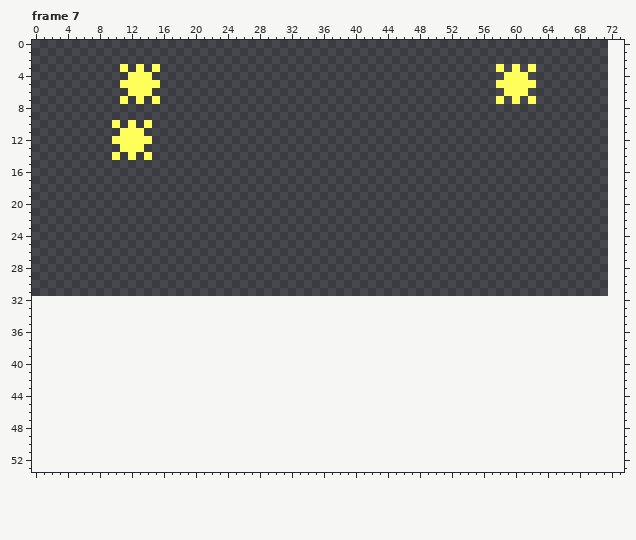
Two versions of one pixel-art file, AsepriteFiles/UI/New_Record_VFX.aseprite. The picture above was drawn from the file before the commit.
72x32 pixels, 18 frames. Shown: frame 7. The old version is drawn lined up with the new one, on the new canvas. The commit also changed other frames, which this record leaves out.
Now the later version:
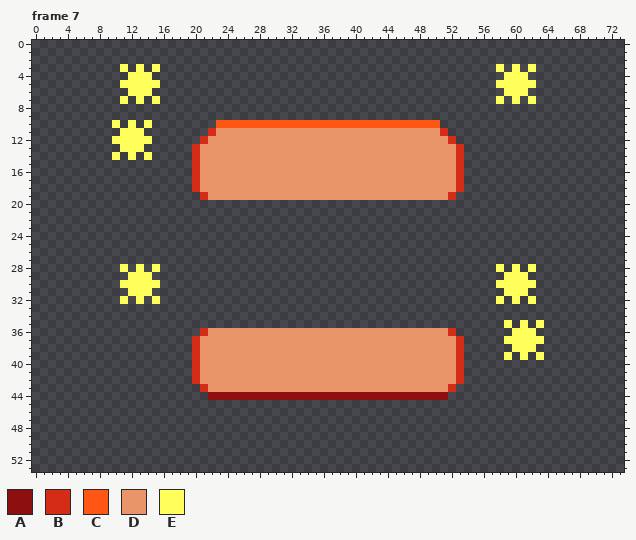
Palette (. is transparent): A #8e0f0f  B #d42c16  C #ff5613  D #ea9569  E #fffe5b
Diff:
canvas 72x32 -> 74x54
Frame 7:
The author put colour A in row 44 at x 22 to 51.
The author put colour B in row 11 at x 22 and 51; in row 12 at x 21 and 52; in rows 13 to 18 at x 20 and 53; in row 19 at x 21 and 52; in row 36 at x 21 and 52; in rows 37 to 42 at x 20 and 53.
The author put colour B in row 43 at x 21 and 52.
The author put colour C in row 10 at x 23 to 50.
The author put colour D in row 11 at x 23 to 50; in row 12 at x 22 to 51; in rows 13 to 18 at x 21 to 52; in row 19 at x 22 to 51; in row 36 at x 22 to 51; in rows 37 to 42 at x 21 to 52.
The author put colour D in row 43 at x 22 to 51.
The author put colour E in row 28 at x 11, 13, 15, 58, 60 and 62; in row 29 at x 12 to 14 and 59 to 61; in row 30 at x 11 to 15 and 58 to 62; in row 31 at x 12 to 14 and 59 to 61; in row 32 at x 11, 13, 15, 58, 60 and 62; in row 35 at x 59, 61 and 63.
The author put colour E in row 36 at x 60 to 62; in row 37 at x 59 to 63; in row 38 at x 60 to 62; in row 39 at x 59, 61 and 63.
